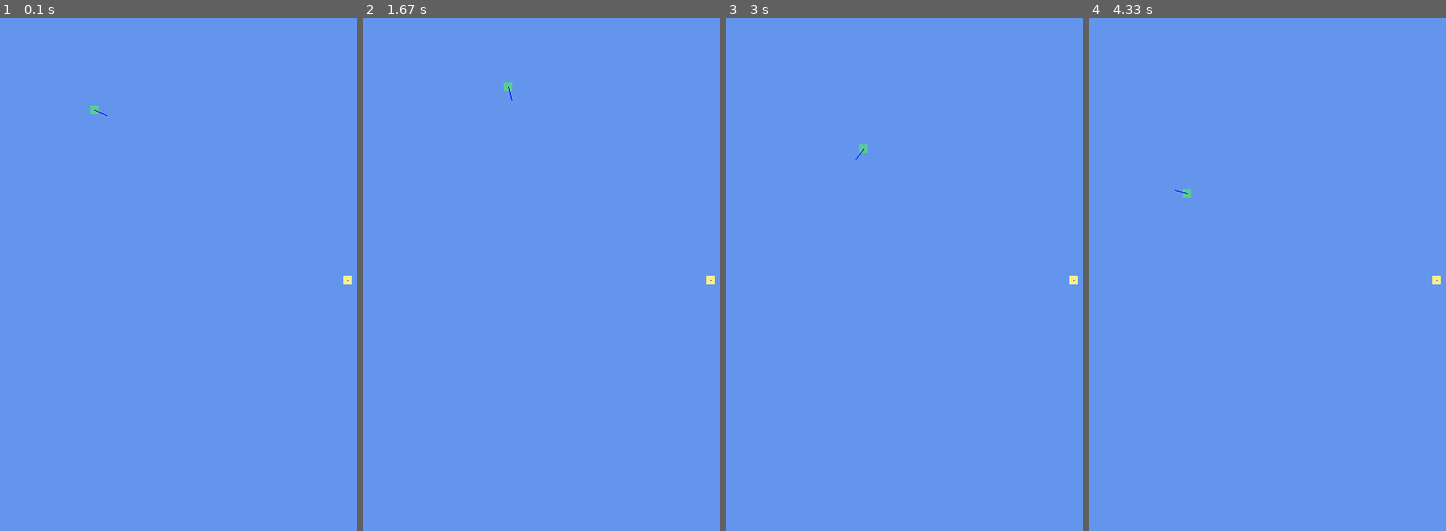
Above: before the commit, frames 1-4 (left to right).
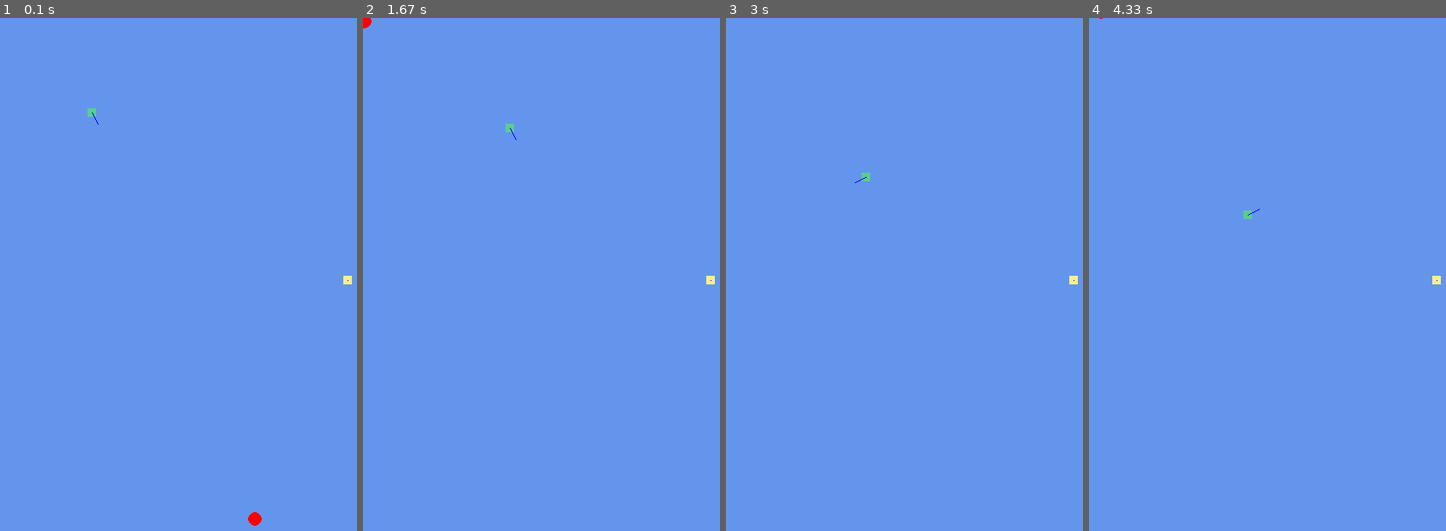
Above: after the commit, the same moments.

Repository: emersonds/Spring22-GDD3400
Game: pygame game, started from Moving Agents/main.py
Two runs of this game, one before a commit and one after it. Both use one fixed random seed, a clock stepped at 60 frames per second and the inputs below.
Inputs:
- Up to frame 1 (0.1 s): no input
- Up to frame 2 (1.67 s): no input
- Up to frame 3 (3 s): no input
- Up to frame 4 (4.33 s): no input

The runs differ from the first frame. In frame 1, 0.1% of the frame differs, in the area x 24-74%, y 17-99%; in frame 2, 0.1%, in the area x 0-44%, y 0-24%; in frame 3, less than 0.1%; in frame 4, less than 0.1%.

Commit message:
Moving Agents: Wander Failure... (Enemy not moving towards target)
 - Adjust wander behavior to attempt to use Dr. Dana's formula, don't seem to be having any luck.
 - Fixed multiplication method in Vector.py to multiply against Vectors as well as other data types.
 - Added target circle to draw() method to display the enemy's current target.

Diff:
--- a/Moving Agents/Constants.py
+++ b/Moving Agents/Constants.py
@@ -21,7 +21,6 @@
 ENEMY_SIZE = 10
 ENEMY_SPEED = 1
 ENEMY_FLEE_RANGE = 200
-ENEMY_MAX_ROTATION = 5
 ENEMY_TICKS_TO_WAIT = 800
 
 # Velocity Indicator (VI) constants
--- a/Moving Agents/Enemy.py
+++ b/Moving Agents/Enemy.py
@@ -16,11 +16,12 @@
         self.position = position
         self.speed = speed
         self.size = size
-        self.velocity = Vector.zero()
         self.color = Const.ENEMY_COLOR
         self.center = self.calcCenter()
-        self.target = Vector(random.randint(0, Const.DISPLAY_WIDTH), random.randint(0, Const.DISPLAY_HEIGHT))    # Get random initial target
-        self.last_target = 0
+        self.target = Vector(random.randint(0, Const.DISPLAY_WIDTH),
+                             random.randint(0, Const.DISPLAY_HEIGHT))    # Get random initial target
+        self.velocity = self.target     # Set velocity towards initial target
+        self.last_target = 0    # Used for pygame timer
 
     # Print size, position, velocity, and center
     def __str__(self):
@@ -55,6 +56,9 @@
         pygame.draw.line(screen, (Const.VI_COLOR), (self.center.x, self.center.y),
             (self.center.x + self.velocity.x * Const.VI_LENGTH, self.center.y + self.velocity.y * Const.VI_LENGTH))   # Draw line
 
+        #  Display target
+        pygame.draw.circle(screen, (255, 0, 0), (self.target.x, self.target.y), 8)
+
     # Calculate the enemy's center
     def calcCenter(self):
         return Vector(self.position.x + 1 * (self.size * 0.5), self.position.y + 1 * (self.size * 0.5))
@@ -62,12 +66,14 @@
     # Wander behavior
     def wander(self):
         # Set up wander timer so the enemy doesn't change directions every frame
+        # Waits Const.ENEMY_TICKS_TO_WAIT milliseconds before changing directions
         now = pygame.time.get_ticks()
         if (now - self.last_target > Const.ENEMY_TICKS_TO_WAIT):
             self.last_target = now
 
             # Set new target similar to previous move vector
-            self.target = Vector(-self.velocity.y, self.velocity.x) *  Vector(self.velocity.x * random.uniform(-1, 1) * Const.ENEMY_MAX_ROTATION,
-                          self.velocity.y * random.uniform(-1, 1) * Const.ENEMY_MAX_ROTATION)
+            # From Dr. Dana's lecture 1/28/22
+            self.target = Vector(-self.velocity.y, self.velocity.x) * random.uniform(-1, 1) * 20
+
             print(self.target)
         return self.target
--- a/Moving Agents/Vector.py
+++ b/Moving Agents/Vector.py
@@ -23,9 +23,14 @@
     def __sub__(self, other):
         return Vector(self.x - other.x, self.y - other.y)
 
-    # Multiplies two vectors
+    # Multiplies a vector by another vector or number
     def __mul__(self, other):
-        return Vector(self.x * other.x, self.y * other.y)
+        # Vector multiplication
+        if (type(other) == Vector):
+            return Vector(self.x * other.x, self.y * other.y)
+        # Number multiplication
+        else:
+            return Vector(self.x * other, self.y * other)
 
     # Returns dot product of two vectors
     def dot(self, other):
